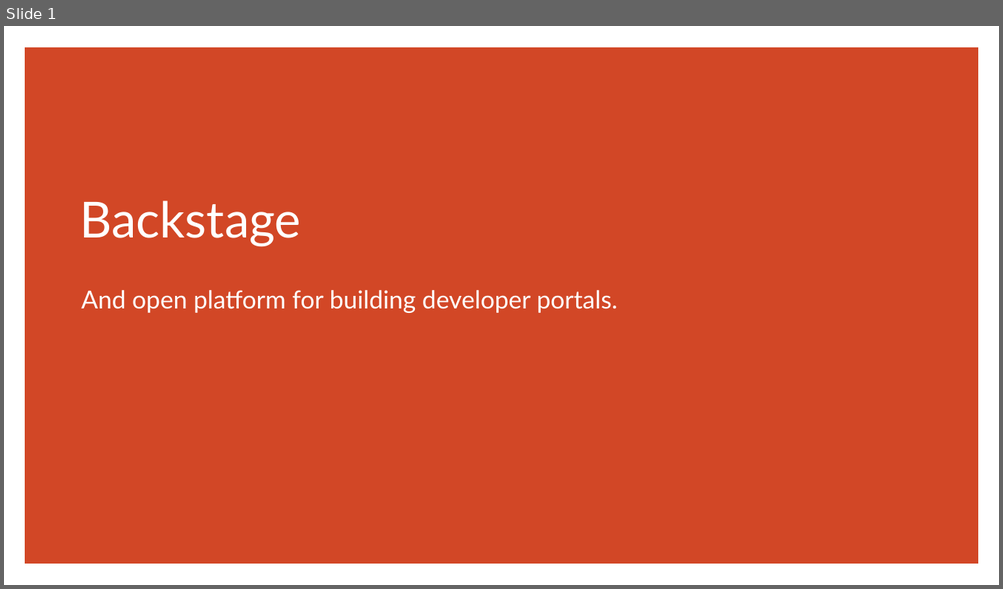
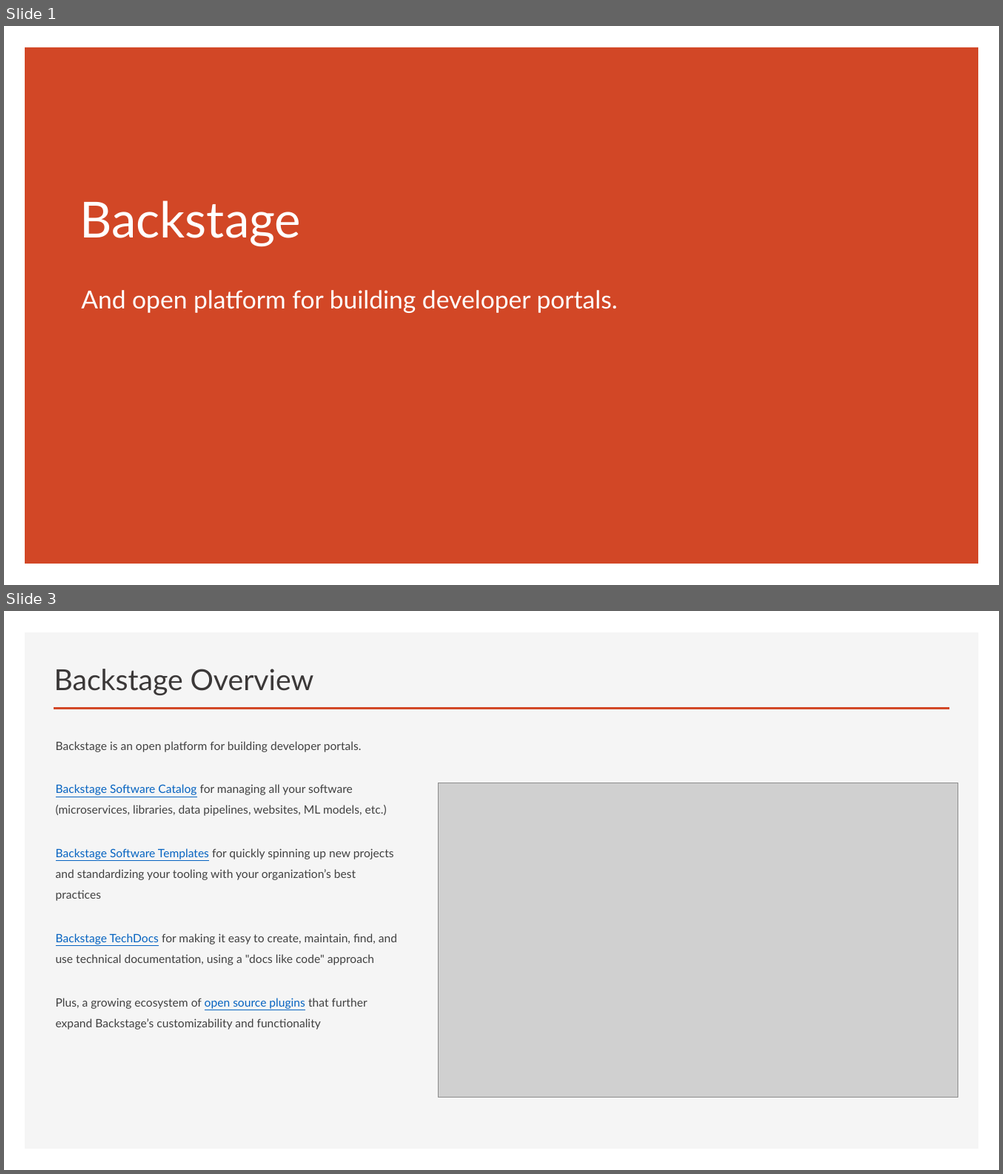
Before and after one commit to hieutnbk2011/backstage-demo, a slide deck: Backstage Presentation.pptx. Shown one above the other, each under a label of ours: slide 1 before the commit, slides 1 and 3 after it; the slides between them are not shown. The pictures are 1003x589 and 1003x1174 pixels, drawn with LibreOffice and Linux fonts; fonts in the diff are those of the drawing; grey boxes stand for pictures. Boxes give left, top, right and bottom in pixels: in the first picture for what was removed or moved away, otherwise in the second. Text is boxed around its words. In the diff, an @@ line names an element or a change of style, - is before the commit and + after.

```diff
--- a/Backstage Presentation.pptx
+++ b/Backstage Presentation.pptx
@@ slide 3 added at bbox=[4, 611, 999, 1170], background #FFFFFF @@
@@ rectangle added at bbox=[25, 632, 979, 1150], fill #F5F5F5 @@
@@ title added at bbox=[54, 669, 314, 695], 28 pt, text #3B3838 @@
+Backstage Overview
@@ line added from (54, 709) to (949, 709), #D24726 2 pt @@
@@ text added at bbox=[56, 741, 397, 1030], 11.1 pt, text #404040 @@
+Backstage is an open platform for building developer portals.
+Backstage Software Catalog for managing all your software (microservices, libraries, data pipelines, websites, ML models, etc.)
+Backstage Software Templates for quickly spinning up new projects and standardizing your tooling with your organization’s best practices
+Backstage TechDocs for making it easy to create, maintain, find, and use technical documentation, using a "docs like code" approach
+Plus, a growing ecosystem of open source plugins that further expand Backstage’s customizability and functionality
@@ picture added at bbox=[438, 783, 958, 1098] @@
```
Also in this commit, not shown: 2 slides changed, 1 other slide added, 2 slides removed.
